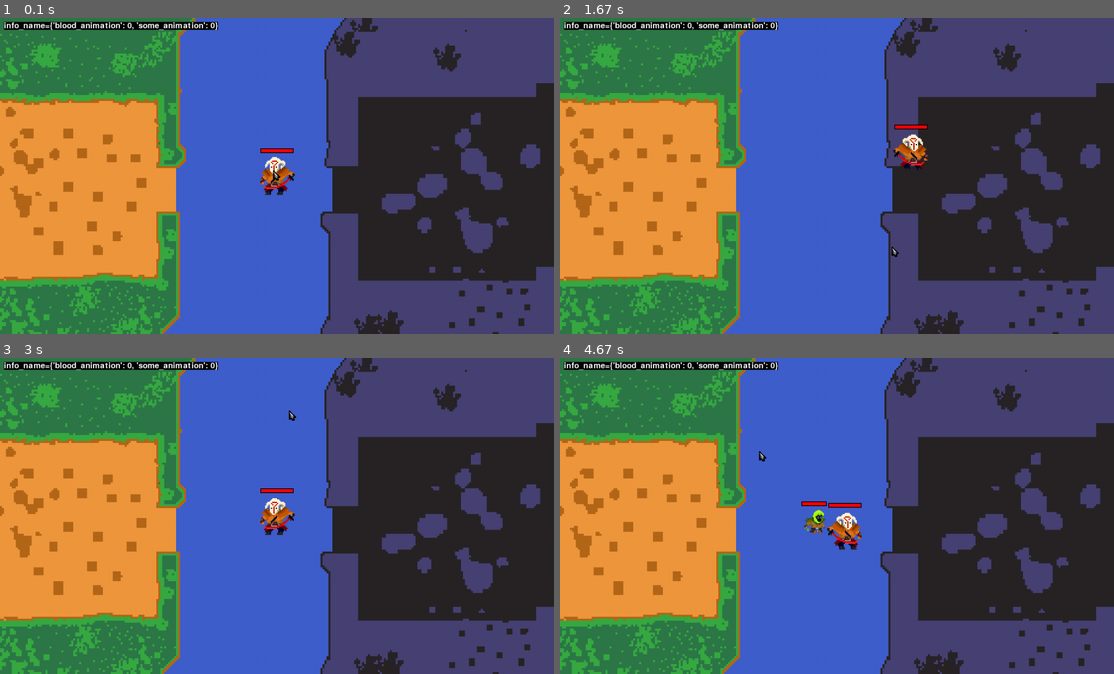
Above: before the commit, frames 1-4 (two rows, left to right).
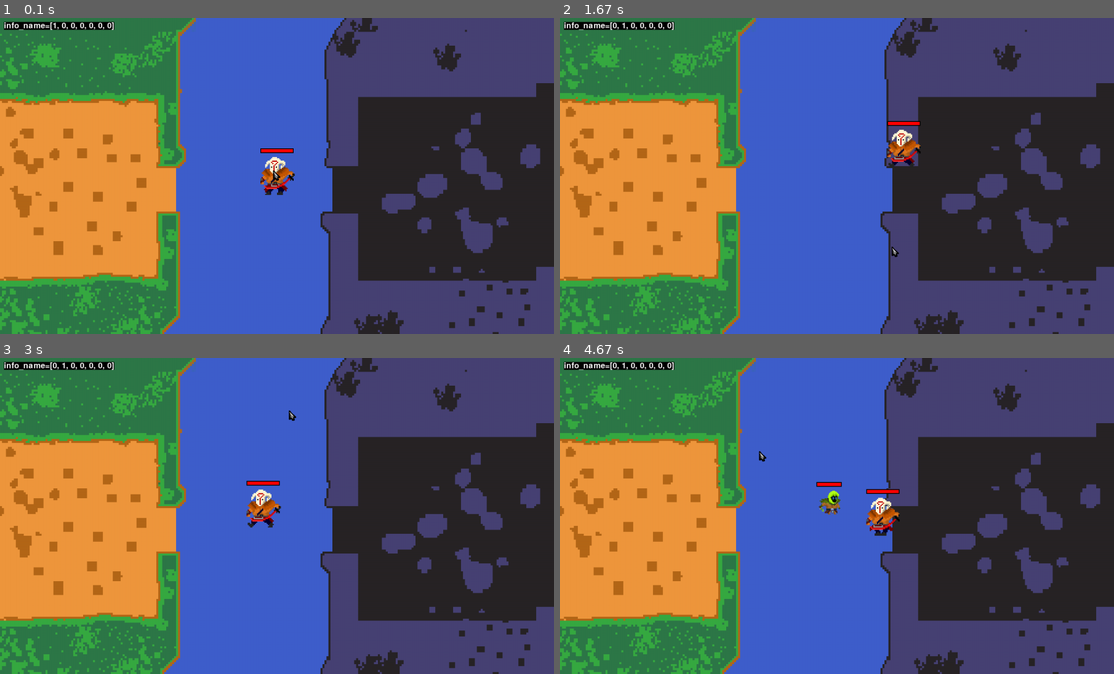
Above: after the commit, the same moments.

Repository: ArcherWayne/pygame_juggernaut_simulator
Game: pygame game, started from main.py
Same seed, same stepped clock (60 frames per second), same inputs: the game is played once before the commit and once after it.
Inputs (mouse positions are in pixels of both pictures, inside the frame that each line leads up to):
- Up to frame 1 (0.1 s): no input
- Up to frame 2 (1.67 s): hold D 0.33-0.8 s; move the mouse to (814, 188) at 0.37 s; hold W 0.83-1.13 s; move the mouse to (842, 198) at 0.87 s; hold D 1.17-1.63 s; move the mouse to (892, 245) at 1.2 s
- Up to frame 3 (3 s): hold A 1.67-2.2 s; move the mouse to (105, 591) at 1.7 s; hold S 2.23-2.53 s; move the mouse to (343, 544) at 2.27 s; hold A 2.57-2.97 s; move the mouse to (288, 408) at 2.6 s
- Up to frame 4 (4.67 s): right-click (842, 550) at 3.05 s; hold W 3.33-3.7 s; click (837, 553) at 3.42 s; hold D 3.73-4.37 s; click (1047, 636) at 3.82 s; hold S from 4.4 s (still down); click (759, 449) at 4.48 s

The runs differ from the first frame. In frame 1, 0.7% of the frame differs, in the area x 9-40%, y 1-4%; in frame 2, 1.4%; in frame 3, 1.6%; in frame 4, 2.3%, in the area x 9-62%, y 1-61%.

Commit message:
attacking animation and sound

Diff:
--- a/animation_manager.py
+++ b/animation_manager.py
@@ -42,4 +42,4 @@
 
     def update(self):
         self.blood_animation()
-        debug(self.animation_dict)
+        # debug(self.animation_dict)
--- a/hero.py
+++ b/hero.py
@@ -1,6 +1,6 @@
 import pygame
 import math
-import creep
+import random
 from hero_skill import HeroSkill
 from debug import debug
 from clip import clip
@@ -71,9 +71,23 @@
         walking_animation_frame_4_left = pygame.transform.flip(
             walking_animation_frame_4_right, 1, 0)
         self.walking_animation_list_right = [walking_animation_frame_1_right, walking_animation_frame_2_right,\
-             walking_animation_frame_3_right, walking_animation_frame_4_right]
+            walking_animation_frame_3_right, walking_animation_frame_4_right]
         self.walking_animation_list_left = [walking_animation_frame_1_left, walking_animation_frame_2_left, \
             walking_animation_frame_3_left, walking_animation_frame_4_left]
+
+        # attack animation
+        attack_image = pygame.image.load(
+            'assets/hero/hero_attack_animation.png').convert_alpha()
+        attack_animation_frame_1_right = pygame.transform.scale(
+            clip(attack_image, 0, 0, 96, 96), (HERO_WIDTH, HERO_HEIGHT))
+        attack_animation_frame_2_right = pygame.transform.scale(
+            clip(attack_image, 0, 96, 96, 96), (HERO_WIDTH, HERO_HEIGHT))
+        attack_animation_frame_1_left = pygame.transform.flip(
+            attack_animation_frame_1_right, 1, 0)
+        attack_animation_frame_2_left = pygame.transform.flip(
+            attack_animation_frame_2_right, 1, 0)
+        self.attack_animation_list_right = [attack_animation_frame_1_right, attack_animation_frame_2_right]
+        self.attack_animation_list_left = [attack_animation_frame_1_left, attack_animation_frame_2_left]
 
         # init animation
         self.image = idle_animation_frame_1_right
@@ -86,6 +100,11 @@
         self.direction = pygame.math.Vector2()
         self.old_rect = self.rect.copy()  # old_rect是用来检测碰撞的一部分, 不是dt中的一部分
         self.facing_direction = 0  # = 0 面向左边 = 1 面向右边
+
+        # sound effect ------------------------------------------------------------------------------ #
+        self.attack_sound_tuple = (pygame.mixer.Sound('assets/sound/Juggernaut_attack1.mp3'), \
+            pygame.mixer.Sound('assets/sound/Juggernaut_attack2.mp3'), pygame.mixer.Sound('assets/sound/Juggernaut_attack2.mp3'))
+        # self.attack_sound.set_volume(0.5)
 
         # state check ------------------------------------------------------------------------------- #
         self.idle_state = 1
@@ -95,13 +114,17 @@
         self.skill_2_state = 0
         self.skill_3_state = 0
         self.skill_4_state = 0
+        self.state_check_list = [self.idle_state, self.moving_state, self.attacking_state,
+                            self.skill_1_state, self.skill_2_state, self.skill_3_state, self.skill_4_state]
 
         # varibles init ----------------------------------------------------------------------------- #
         # self.creep = creep
-        self.flag_moving = 0
+        self.attack_target = 0
+        # self.flag_moving = 0
         self.target_pos = (0, 0)
         self.idle_animation_index = 0
         self.walking_animation_index = 0
+        self.attack_animation_index = 0
 
     def get_dt(self, dt):
         self.dt = dt
@@ -109,19 +132,19 @@
     def keyboard_movement(self):
         keys = pygame.key.get_pressed()
         if keys[pygame.K_w]:
-            self.flag_moving = 0
+            self.moving_state = 0
             self.direction.y = -1
         elif keys[pygame.K_s]:
-            self.flag_moving = 0
+            self.moving_state = 0
             self.direction.y = 1
         else:
             self.direction.y = 0
 
         if keys[pygame.K_a]:
-            self.flag_moving = 0
+            self.moving_state = 0
             self.direction.x = -1
         elif keys[pygame.K_d]:
-            self.flag_moving = 0
+            self.moving_state = 0
             self.direction.x = 1
         else:
             self.direction.x = 0
@@ -137,10 +160,10 @@
     def init_mouse_movement(self, mouse_click_pos):
         self.target_pos = mouse_click_pos
         if self.rect.midbottom != mouse_click_pos:
-            self.flag_moving = 1
+            self.moving_state = 1
 
     def mouse_movement(self):
-        if self.flag_moving:
+        if self.moving_state:
             self.direction.y = self.target_pos[1] - self.rect.midbottom[1]
             self.direction.x = self.target_pos[0] - self.rect.midbottom[0]
 
@@ -153,7 +176,7 @@
             self.rect.y = round(self.pos.y)
 
         if self.rect.midbottom == self.target_pos:
-            self.flag_moving = 0
+            self.moving_state = 0
 
         if math.sqrt(math.pow((self.rect.midbottom[0]-self.target_pos[0]), 2) +
                      math.pow((self.rect.midbottom[1]-self.target_pos[1]), 2)) <= 3:
@@ -188,15 +211,19 @@
     def hero_state_check(self):
         # update hero state
         # check idle and movement state
-        if self.old_rect.x != self.rect.x or self.old_rect.y != self.rect.y:
+        if self.attacking_state == 1:
             self.idle_state = 0
-            self.moving_state = 1
+            self.moving_state = 0
         else:
-            self.idle_state = 1
-            self.moving_state = 0
+            if self.old_rect.x != self.rect.x or self.old_rect.y != self.rect.y:
+                self.idle_state = 0
+                self.moving_state = 1
+            else:
+                self.idle_state = 1
+                self.moving_state = 0
 
         self.state_check_list = [self.idle_state, self.moving_state, self.attacking_state,
-                                 self.skill_1_state, self.skill_2_state, self.skill_3_state, self.skill_4_state, ]
+                                 self.skill_1_state, self.skill_2_state, self.skill_3_state, self.skill_4_state]
 
     def hero_state_animation(self):
         if self.state_check_list[0]: # 检查静止不动状态
@@ -227,7 +254,26 @@
                 self.image = self.walking_animation_list_left[int(
                     self.walking_animation_index)]
         if self.state_check_list[2]:
-            pass
+            self.attack_animation_index += 1/10
+            if 0.9 < self.attack_animation_index < 1.0:
+                self.hero_attack()
+            # if self.facing_direction == 1: # facing right
+            if self.attack_target.rect.x > self.pos.x:
+                if self.attack_animation_index >= len(self.attack_animation_list_right):
+                    self.attack_animation_index = 0
+                    self.attacking_state = 0
+                    self.facing_direction = 1
+                self.image = self.attack_animation_list_right[int(
+                    self.attack_animation_index)]
+
+            # elif self.facing_direction == 0: # facing left
+            elif self.attack_target.rect.x < self.pos.x:
+                if self.attack_animation_index >= len(self.attack_animation_list_left):
+                    self.attack_animation_index = 0
+                    self.attacking_state = 0
+                    self.facing_direction = 0
+                self.image = self.attack_animation_list_left[int(
+                    self.attack_animation_index)]
         if self.state_check_list[3]:
             pass
         if self.state_check_list[4]:
@@ -246,15 +292,27 @@
         pygame.draw.rect(screen, BLACK, health_bar_background)
         pygame.draw.rect(screen, RED, health_bar_content)
 
-    def hero_attack(self, creep):
+    def hero_init_attack(self, creep):
+        self.attack_target = creep
         self.distance_when_attacking = math.sqrt(math.pow((self.rect.midbottom[0]-creep.rect.midbottom[0]),2)+\
             math.pow((self.rect.midbottom[1]-creep.rect.midbottom[1]),2))
 
         if self.distance_when_attacking > self.attacking_distance:
-            print('小兵太远!')
+            # print('小兵太远!')
             self.init_mouse_movement(creep.rect.midbottom)
         elif self.distance_when_attacking <= self.attacking_distance:
-            creep.creep_attacked(self.damage)
+            self.attacking_state = 1
+
+    def hero_attack(self):
+        self.attack_target.creep_attacked(self.damage)
+        self.attack_sound_tuple[random.randint(0,2)].play()
+
+        # for sound in self.attack_sound_tuple:
+        #     sound.play()
+
+        # self.attack_sound_tuple = (pygame.mixer.Sound('assets/sound/Juggernaut_attack1.mp3'), \
+        #     pygame.mixer.Sound('assets/sound/Juggernaut_attack2.mp3'), pygame.mixer.Sound('assets/sound/Juggernaut_attack2.mp3'))
+# self.jump_sound.play()
 
     def hero_use_skill(self, pressed_key):
         match pressed_key:
@@ -276,9 +334,10 @@
         self.mouse_movement()
         self.boundary()
         self.hero_facing_direction()
+        self.draw_health_bar()
+        # self.hero_attack()
         self.hero_state_check()
         self.hero_state_animation()
-        self.draw_health_bar()
 
 
 # reference ------------------------------------------------------------------------------------------ #
--- a/main.py
+++ b/main.py
@@ -105,7 +105,7 @@
             animation_manager.update()
 
             # debug goes behind here !!! -------------------------------------------------------------------- #
-
+            debug(hero.state_check_list)
         pygame.display.update()
 
 
--- a/mouse_action.py
+++ b/mouse_action.py
@@ -14,7 +14,7 @@
         if pygame.sprite.spritecollide(cursor, creep_group, False):
             for creep in creep_group.sprites():
                 if pygame.Rect.collidepoint(creep.rect, mouse_click_pos):
-                    hero.hero_attack(creep)
+                    hero.hero_init_attack(creep)
         else:
             hero.init_mouse_movement(mouse_click_pos)
 
--- a/tempCodeRunnerFile.py
+++ b/tempCodeRunnerFile.py
@@ -1,4 +1 @@
-def ab(a, b):
-    return a+b
-
-print(ab(3, 5))
+len(self.attack_animation_list_right)
Binary file added: assets/hero/hero_attack_animation.png
Not shown, added: artwork/piskel files/blood_animation.piskel
Not shown, added: assets/sound/Juggernaut_attack1.mp3
Not shown, added: assets/sound/Juggernaut_attack2.mp3
Not shown, added: assets/sound/Juggernaut_attack3.mp3
